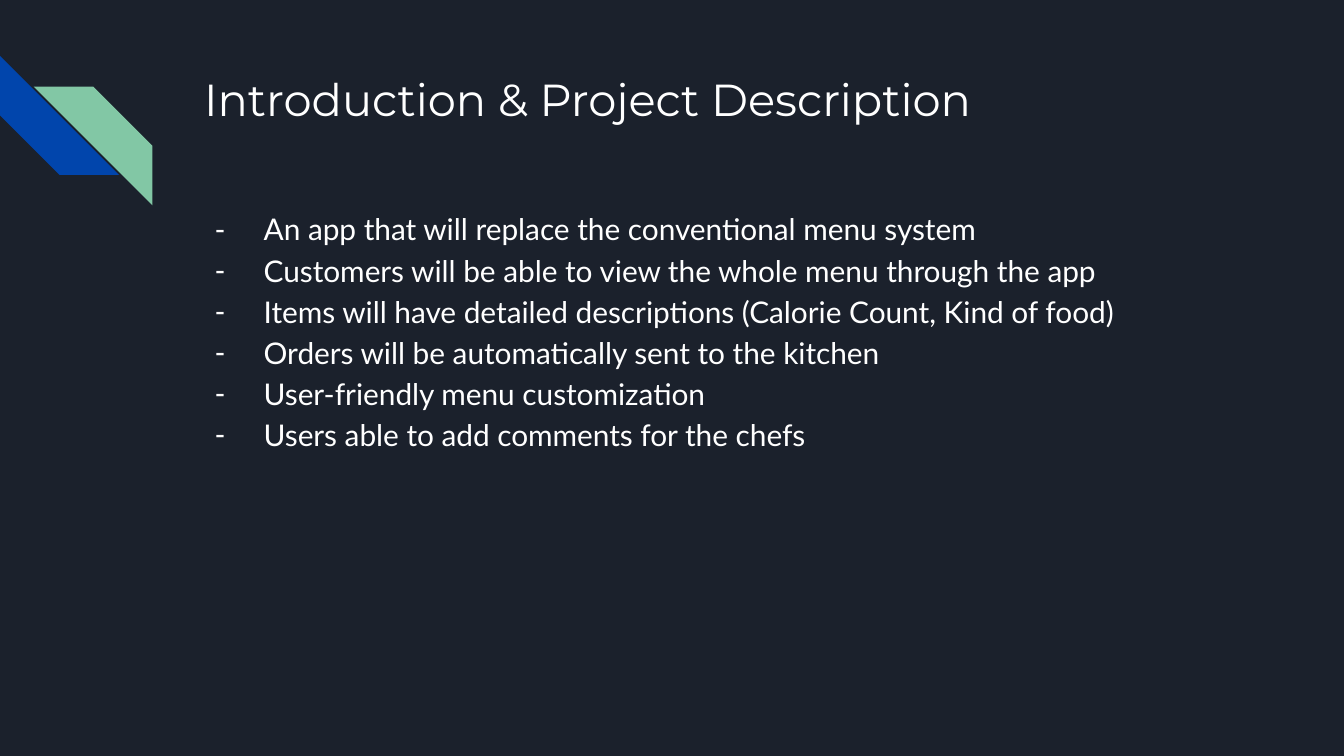
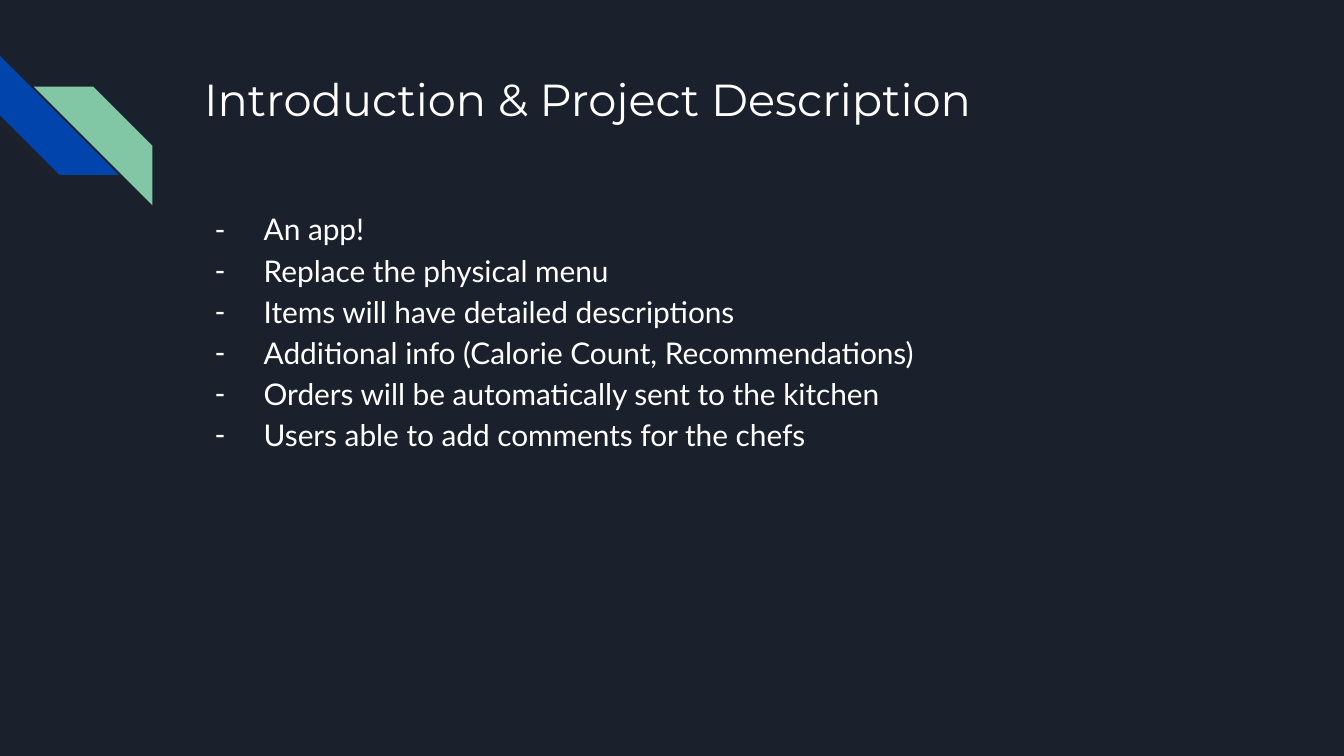
Before and after one commit to SPM-OT/lab-5-team-shadow-dogs-unleashed, a slide deck: slide 2 of iPad Restaurant App.pptx. Drawn at 1344x756 pixels with LibreOffice and Linux fonts; fonts in the diff are those of the drawing. Boxes give left, top, right and bottom in pixels: in the first picture for what was removed or moved away, otherwise in the second. Text is boxed around its words. In the diff, an @@ line names an element or a change of style, - is before the commit and + after.

```diff
--- a/iPad Restaurant App.pptx
+++ b/iPad Restaurant App.pptx
@@ text at <box>264,218,914,368</box>: text changed @@
-– An app that will replace the conventional menu system
-– Customers will be able to view the whole menu through the app
-– Items will have detailed descriptions (Calorie Count, Kind of food)
+– An app!
+– Replace the physical menu
+– Items will have detailed descriptions
+– Additional info (Calorie Count, Recommendations)
@@ text at <box>264,383,705,410</box>: paragraph removed @@
-– User-friendly menu customization
```
Also in this commit, not shown: 5 other slides changed, 1 slide added.
